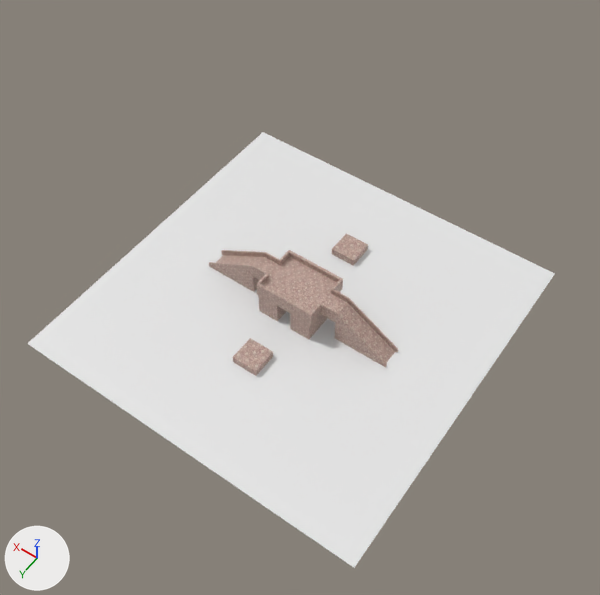
One commit to the Blender file IndiaPro/IndiaPro.blend: the scene before it, then after it.
One viewpoint serves both versions: a camera (50 mm lens) standing at (-62.2, 87.0, 140.2) and looking at (-3.9, 5.4, 12.0). Lighting does not change. The marker at lower left points along +X, +Y and +Z.
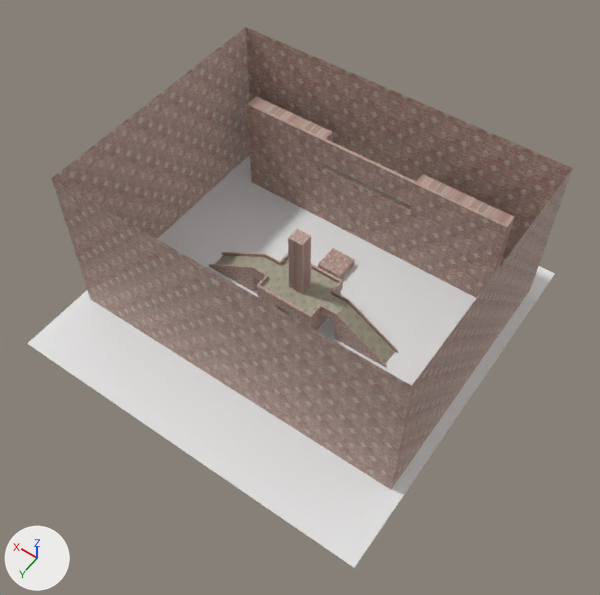
Commit message: india wall

What differs and where, as boxes [x1, y1, x2, y2] in the pictures (600 x 595 px):
```json
{"object": "Plane.001", "change": "added", "after": [52, 27, 573, 490], "on screen": "brown", "faces in mat_wall (picture img_bricks_jpg)": [52, 27, 573, 490], "faces in mat_concrete (picture img_concrete_jpg)": [326, 150, 412, 209]}
{"object": "Cube", "change": "reshaped", "before": [209, 250, 398, 368], "after": [209, 229, 398, 368], "on screen": "18% taller"}
{"object": "Cube.002", "change": "moved", "before": [332, 233, 368, 266], "after": [318, 248, 355, 279]}
{"part": 1, "of": "me_cube", "change": "built on", "before": [209, 250, 398, 368], "after": [209, 229, 398, 368]}
{"part": 2, "of": "me_cube", "change": "recoloured", "before": [216, 255, 395, 363], "after": [216, 255, 395, 363], "on screen": "beige to grey"}
```

The change, as JSON lines over the scene's bpy script:
```json
{"op": "add", "block": "img_concrete_jpg", "code": ["img_concrete_jpg = load_image('concrete.jpg', 'concrete.jpg', 744, 740, 'sRGB')"]}
{"op": "add", "block": "mat_concrete", "code": ["mat_concrete = principled_material('concrete')", "mat_concrete.texture = img_concrete_jpg"]}
{"block": "me_cube", "where": "# used by ob_cube; location = (0.0, 0.0, 0.0)"}
{"block": "me_cube", "where": "# verts and faces of me_cube; kept vertices keep their numbers, new ones are numbered from 72"}
{"block": "me_cube", "where": "# before: 0 (1.7, 0.0, 7.3) at pixel (293, 282), 12 (0.0, 0.0, 7.3) at pixel (299, 285), 39 (1.7, 1.5, 7.3) at pixel (288, 286), 43 (0.0, 1.5, 7.3) at pixel (295, 290), 56 (1.7, 5.1, 8.7) at pixel (278, 293)"}
{"block": "me_cube", "where": "# before: 57 (1.7, 5.7, 8.7) at pixel (276, 295), 58 (6.4, 5.7, 8.7) at pixel (257, 284), 59 (0.0, 5.1, 8.7) at pixel (284, 297), 60 (0.0, 5.7, 8.7) at pixel (283, 299), 61 (6.8, 5.7, 8.7) at pixel (256, 284)"}
{"block": "me_cube", "where": "# before: 62 (6.4, 5.1, 8.7) at pixel (259, 283), 63 (6.4, 2.3, 8.7) at pixel (267, 274), 64 (6.8, 5.2, 8.7) at pixel (257, 282), 65 (6.8, 2.3, 8.7) at pixel (266, 273), 66 (10.4, 2.3, 8.7) at pixel (252, 265)"}
{"block": "me_cube", "where": "# before: 67 (6.8, 2.0, 8.7) at pixel (267, 272), 68 (6.4, 2.0, 8.7) at pixel (268, 273), 69 (22.8, 2.3, 1.1) at pixel (208, 263), 70 (10.4, 2.0, 8.7) at pixel (252, 264), 71 (22.8, 2.0, 1.1) at pixel (209, 262)"}
{"op": "remove", "block": "me_cube", "code": "me_cube.from_pydata(...)  # 72 vertices, 57 faces; spans x 0.0..22.8, y 0.0..5.7, z -1.0..8.7"}
{"op": "add", "block": "me_cube", "code": "me_cube.from_pydata(...)  # 76 vertices, 61 faces; spans x 0.0..22.8, y 0.0..5.7, z -1.0..22.2"}
{"block": "me_cube", "change": "me_cube part 1"}
{"op": "add", "block": "me_cube", "code": "delete_faces([(0, 39, 43, 12)])"}
{"op": "add", "block": "me_cube", "code": "for i in [*range(56, 72)]: verts[i] += (0.0, 0.0, -0.5)"}
{"op": "add", "block": "me_cube", "code": "for new, old in zip([*range(72, 76)], [0, 12, 39, 43]): verts[new] = verts[old] + (0.0, 0.0, 14.9)"}
{"op": "add", "block": "me_cube", "code": "faces += [(0, 72, 73, 12), (72, 74, 75, 73), (12, 73, 75, 43), (39, 43, 75, 74), (0, 39, 74, 72)]  # mat_wall (picture img_bricks_jpg)"}
{"block": "me_cube", "change": "me_cube part 2: 7 faces spanning x 0.0..22.8, y 0.0..5.1, z -0.3..7.3 switch from mat_wall (picture img_bricks_jpg) to mat_concrete (picture img_concrete_jpg)"}
{"op": "add", "block": "me_plane_001", "code": ["me_plane_001 = bpy.data.meshes.new('Plane.001')", "me_plane_001.from_pydata(...)  # 59 vertices, 45 faces; spans x -37.6..0.0, y -36.8..20.1, z -1.0..35.4", "# faces by material slot: [40, 5]", "me_plane_001.materials.append(mat_wall)  # picture img_bricks_jpg", "me_plane_001.materials.append(mat_concrete)  # picture img_concrete_jpg"]}
{"op": "set", "path": "ob_cube_002.location", "old": "(0.0, -19.2, 0.8)", "new": "(0.0, -13.8, 0.8)"}
{"op": "add", "block": "ob_plane_001", "code": ["ob_plane_001 = bpy.data.objects.new('Plane.001', me_plane_001)", "ob_plane_001.location = (0.0, 4.0, 0.0)", "_m = ob_plane_001.modifiers.new('Mirror', 'MIRROR')"]}
```
